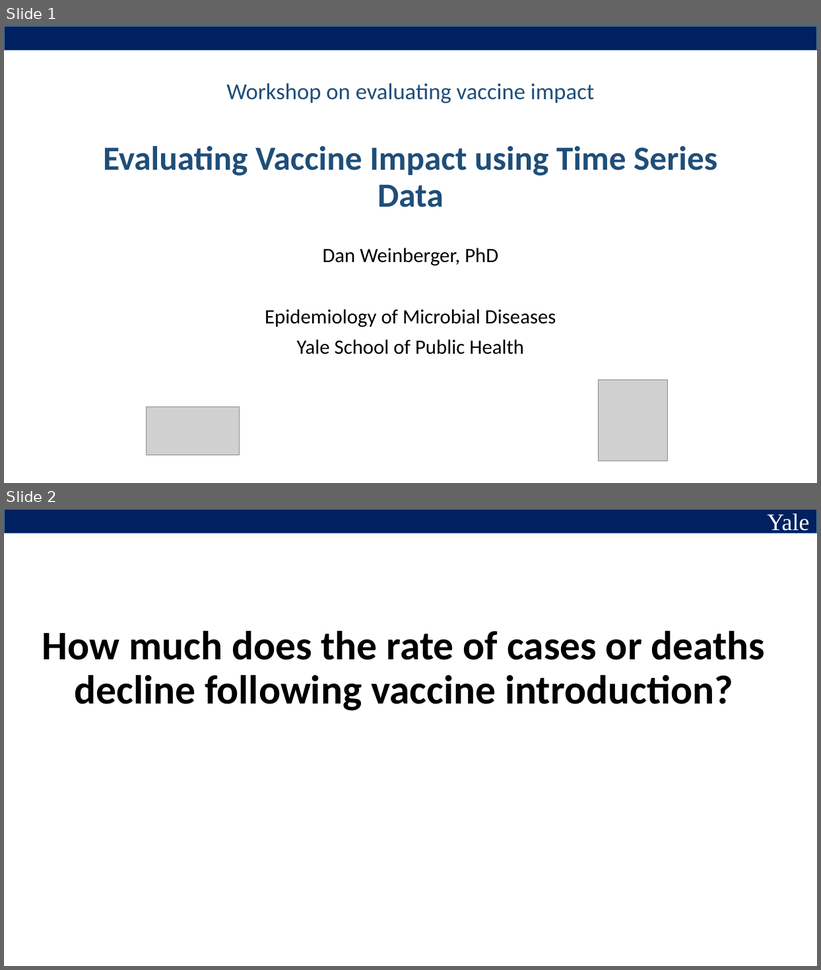
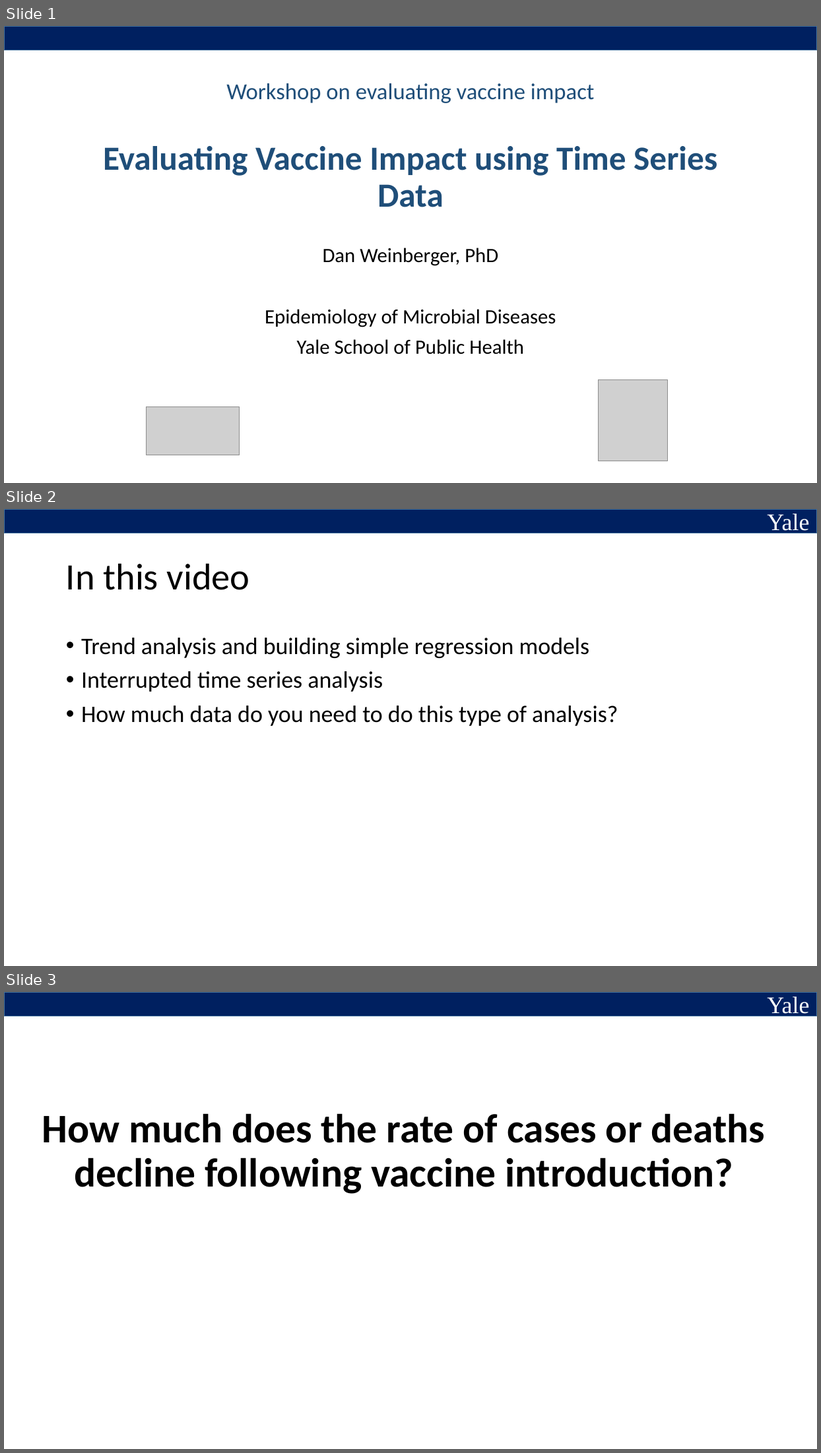
Before and after one commit to YalePublicHealthSurveillance/YaleIntroPublicHealthSurveillance.github.io, a slide deck: Slides/Slides for Video 3.pptx. Shown one above the other, each under a label of ours: slides 1 and 2 before the commit, slides 1, 2 and 3 after it. The pictures are 821x970 and 821x1453 pixels, drawn with LibreOffice and Linux fonts; fonts in the diff are those of the drawing; grey boxes stand for pictures. Boxes give left, top, right and bottom in pixels: in the first picture for what was removed or moved away, otherwise in the second. Text is boxed around its words. In the diff, an @@ line names an element or a change of style, - is before the commit and + after.

Commit message:
Video 3 link and slides

```diff
--- a/Slides/Slides for Video 3.pptx
+++ b/Slides/Slides for Video 3.pptx
@@ slide 2 added at [4,509,817,966], background #FFFFFF; not listed: 2 template elements that a slide beside it also shows @@
@@ title added at [66,563,250,590], 44 pt, text #000000 @@
+In this video
@@ text added at [81,638,618,726], 28 pt, text #000000 @@
+• Trend analysis and building simple regression models
+• Interrupted time series analysis
+• How much data do you need to do this type of analysis?
@@ what was slide 2 is now slide 3 @@
```
Also in this commit, not shown: 9 slides changed, 8 other slides added, 1 slide removed, 1 other file.
